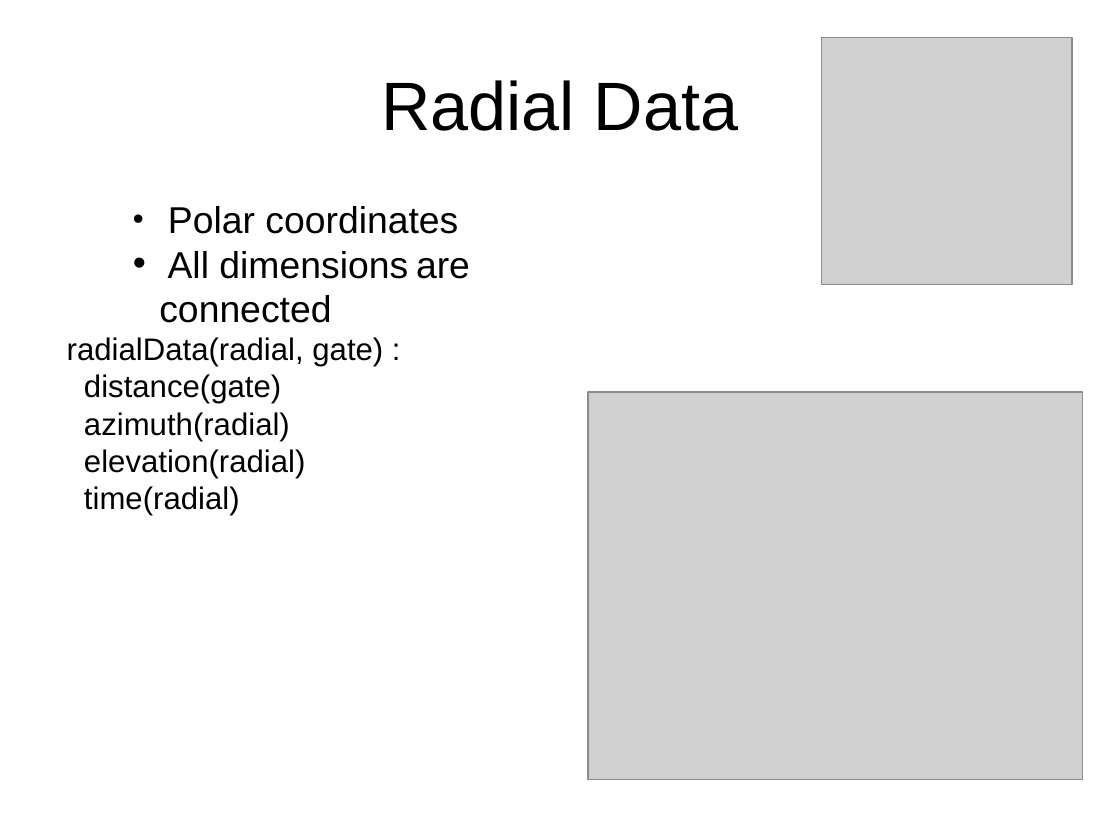
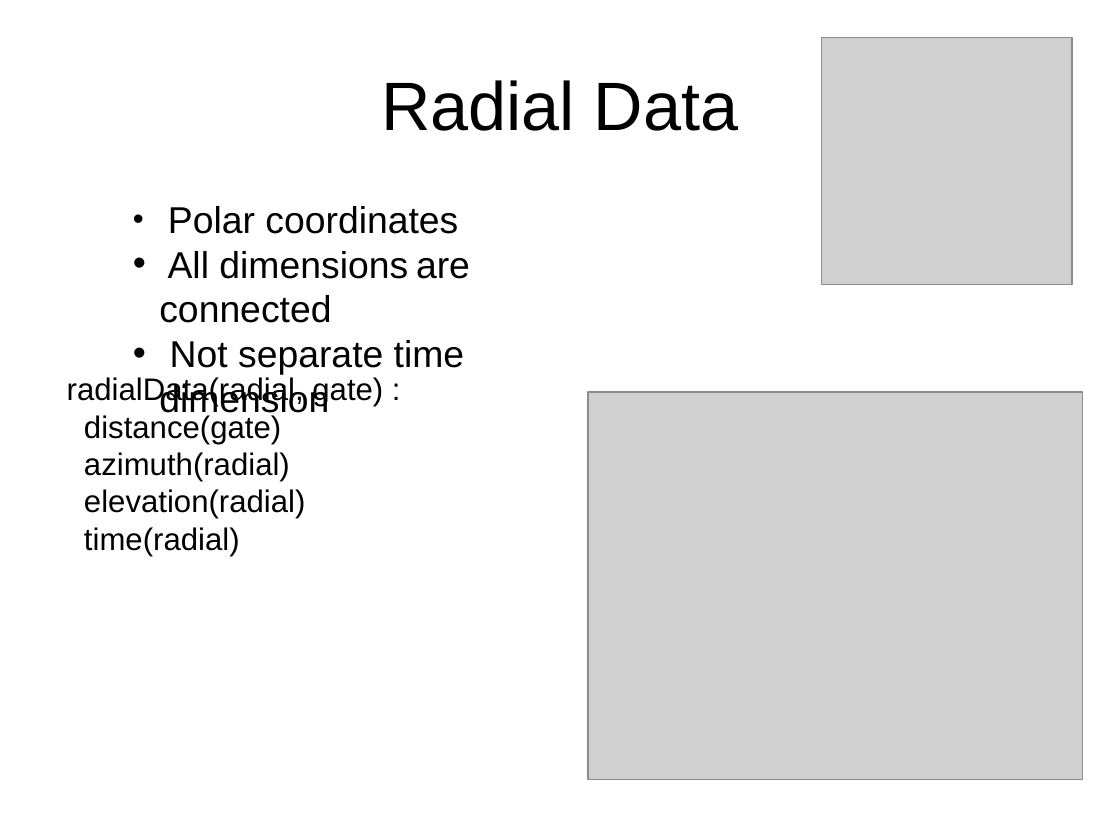
Before and after one commit to ooici-eoi/THREDDS, a slide deck: slide 29 of docs/web/netcdf-java/site/tutorial/CDMoverview.ppt (slide 30 before the commit). Drawn at 1120x840 pixels with LibreOffice and Linux fonts; fonts in the diff are those of the drawing; grey boxes stand for pictures; background and template pictures are left out. Boxes give left, top, right and bottom in pixels: in the first picture for what was removed or moved away, otherwise in the second. Text is boxed around its words. In the diff, an @@ line names an element or a change of style, - is before the commit and + after.

```diff
--- a/docs/web/netcdf-java/site/tutorial/CDMoverview.ppt
+++ b/docs/web/netcdf-java/site/tutorial/CDMoverview.ppt
@@ text at (x1=159, y1=340, x2=465, y2=420): paragraph added @@
+• Not separate time dimension
@@ text "radialData(radial, gate) :" moved from (x1=67, y1=337, x2=383, y2=516) to (x1=67, y1=377, x2=383, y2=556) @@
```
Also in this commit, not shown: 1 other slide changed, 1 slide removed, 6 other files.
